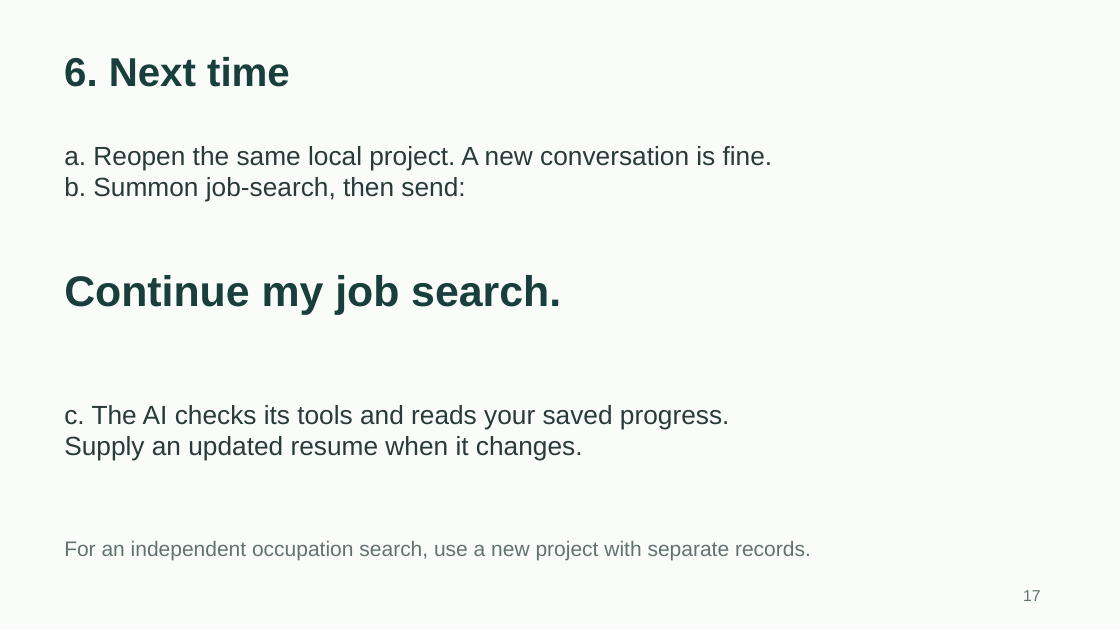
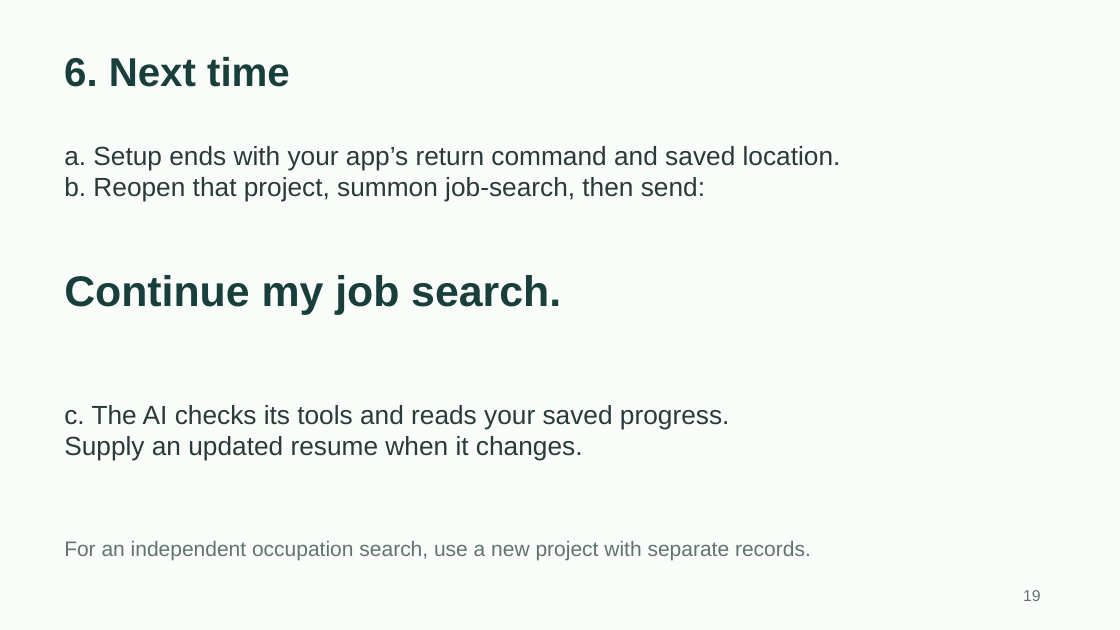
Before and after one commit to toughdave/job-search, a slide deck: slide 19 of docs/job-search-guide.pptx (slide 17 before the commit). Drawn at 1120x630 pixels with LibreOffice and Linux fonts; fonts in the diff are those of the drawing. Boxes give left, top, right and bottom in pixels: in the first picture for what was removed or moved away, otherwise in the second. Text is boxed around its words. In the diff, an @@ line names an element or a change of style, - is before the commit and + after.

Commit message:
Document OpenCode and T3 setup, skill return prompts and refresh behavior

```diff
--- a/docs/job-search-guide.pptx
+++ b/docs/job-search-guide.pptx
@@ text at [64, 146, 841, 202]: text changed @@
-a. Reopen the same local project. A new conversation is fine.
-b. Summon job-search, then send:
+a. Setup ends with your app’s return command and saved location.
+b. Reopen that project, summon job-search, then send:
@@ text at [1023, 590, 1040, 601]: text changed @@
-17
+19
```
Also in this commit, not shown: 16 other slides changed, 2 slides added, 8 other files.
